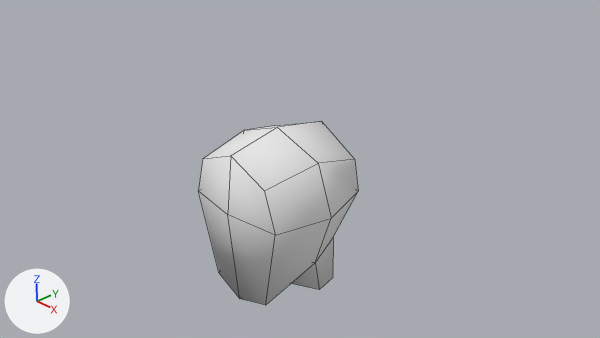
One commit to the Blender file my-gdx-game/production/face.blend: the scene before it, then after it.
Camera for both pictures: the file's camera 'Camera'. Arrows for +X, +Y and +Z are at lower left; the lights stay in place. Mesh edges are drawn as thin lines.

The first picture shows 'Head'.
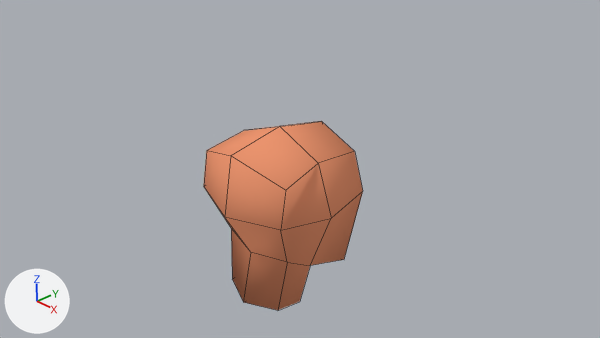
What the commit changed:
Material 'Head' (mat_head) changes colour from white #e7e7e7 to orange #ec956f; in linear values from (0.8, 0.8, 0.8) to (0.838, 0.301, 0.159).
me_cube has 32 vertices, 30 faces and spans x -1.22..1.22, y -1.13..1.19, z -1.87..1.19.
me_cube is used by ob_head; location (0.0, 0.0, 0.0).
me_cube part 1: the whole mesh is turned 180 degrees about the z axis through the mesh origin.

Location of each change, (x1, y1, x2, y2) in pixels of the pictures (600 x 338 px):
'Head', recoloured, mesh turned (white to orange): before (198, 121, 358, 305); after (204, 121, 363, 310)
